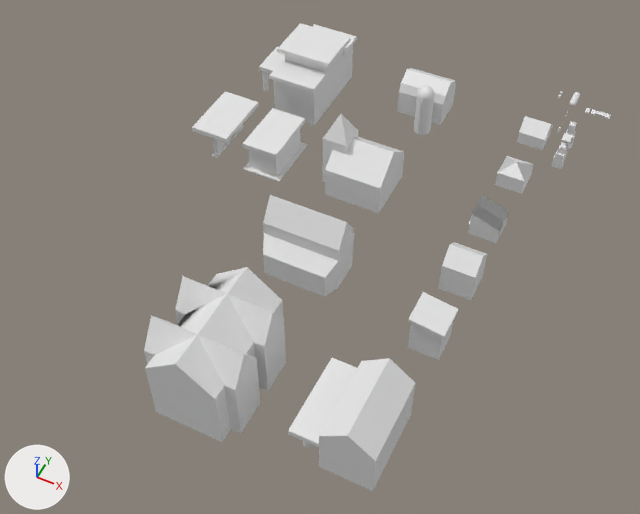
Before and after pictures for a commit that changed the OBJ model assets/meshes/NADO Destructible Structures.obj.
One viewpoint serves both versions: a 50 mm lens placed at (26.6, -205.3, 165.3), pointed at (-40.2, -71.6, -1.8). Every picture has the same lights, and +X, +Y and +Z are marked at lower left. The first picture is the older version. Where no turn or scale is listed for an object, it has been applied to the vertices. Vertices at exactly the same position are counted once.

In view in the first picture: 'Apartments', 'Bank', 'Barn', 'Church_1', 'Church_2', 'Gas_Station', 'House_2', 'House_3', 'House_4', 'House_5', 'House_6', 'Motel', 'Silo' and 5 more.
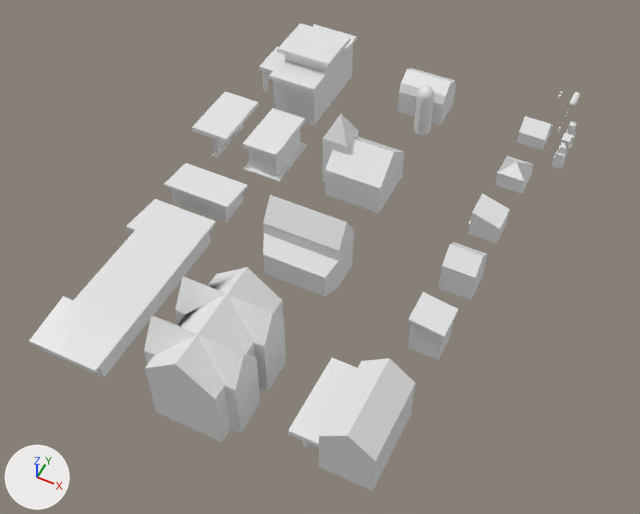
The change, as JSON lines over the scene's bpy script:
```json
{"block": "me_house_3", "where": "# used by ob_house_3; location = (0.0, 0.0, 0.0)"}
{"op": "remove", "block": "me_house_3", "code": "me_house_3.from_pydata(...)  # 24 vertices, 20 faces; spans x -10.35..-1.73, y -48.78..-41.23, z -0.08..7.03"}
{"op": "add", "block": "me_house_3", "code": "me_house_3.from_pydata(...)  # 24 vertices, 20 faces; spans x -10.35..-1.55, y -48.89..-41.2, z -0.07..7.64"}
{"block": "me_house_3", "change": "me_house_3 part 1: the loose piece of 8 vertices spanning x -9.28..-1.73, y -48.78..-41.23, z -0.08..7.03 is rebuilt with 8 vertices and now spans x -9.24..-1.55, y -48.89..-41.2, z -0.05..7.64"}
{"block": "me_motel", "where": "# used by ob_motel; location = (0.0, 0.0, 0.0)"}
{"op": "remove", "block": "me_motel", "code": "me_motel.from_pydata(...)  # 64 vertices, 60 faces; spans x 4.43..11.46, y 11.05..13.09, z 0.53..1.36"}
{"op": "add", "block": "me_motel", "code": "me_motel.from_pydata(...)  # 64 vertices, 60 faces; spans x -84.28..-65.31, y -128.97..-63.53, z -0.23..7.52"}
{"block": "me_motel", "change": "me_motel part 2: the whole mesh is multiplied about its middle by the matrix ((0.0, 9.305, 0.0), (-9.305, 0.0, 0.0), (0.0, 0.0, 9.305)), then moved by (-82.74, -108.32, 2.7)"}
```

Changed parts and their boxes [x1, y1, x2, y2] in the pictures (640 x 514 px):
```json
{"object": "Motel", "change": "reshaped", "before": [585, 108, 610, 120], "after": [29, 163, 248, 378], "on screen": "746% wider, 1562% taller"}
{"object": "House_3", "change": "reshaped", "before": [468, 195, 509, 243], "after": [468, 193, 510, 243]}
```
